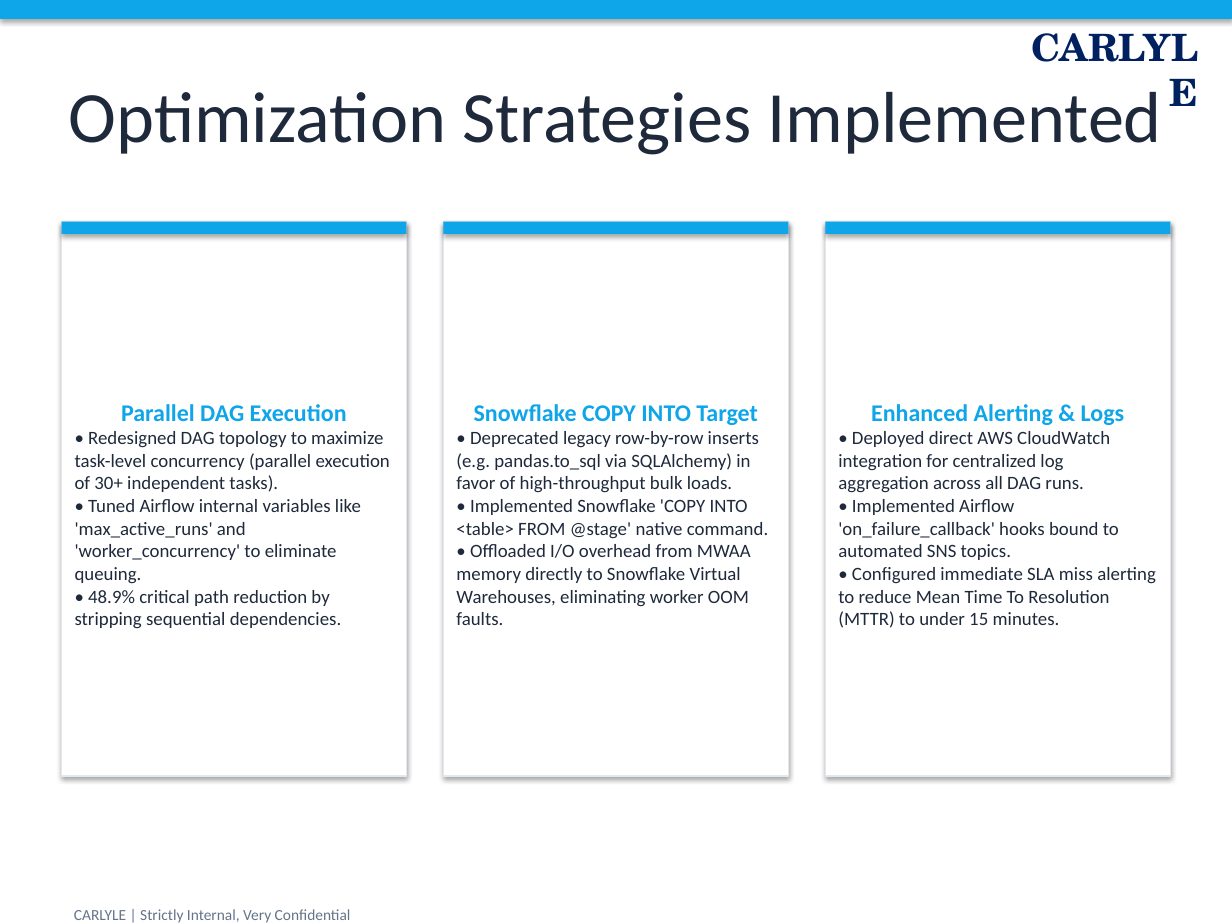
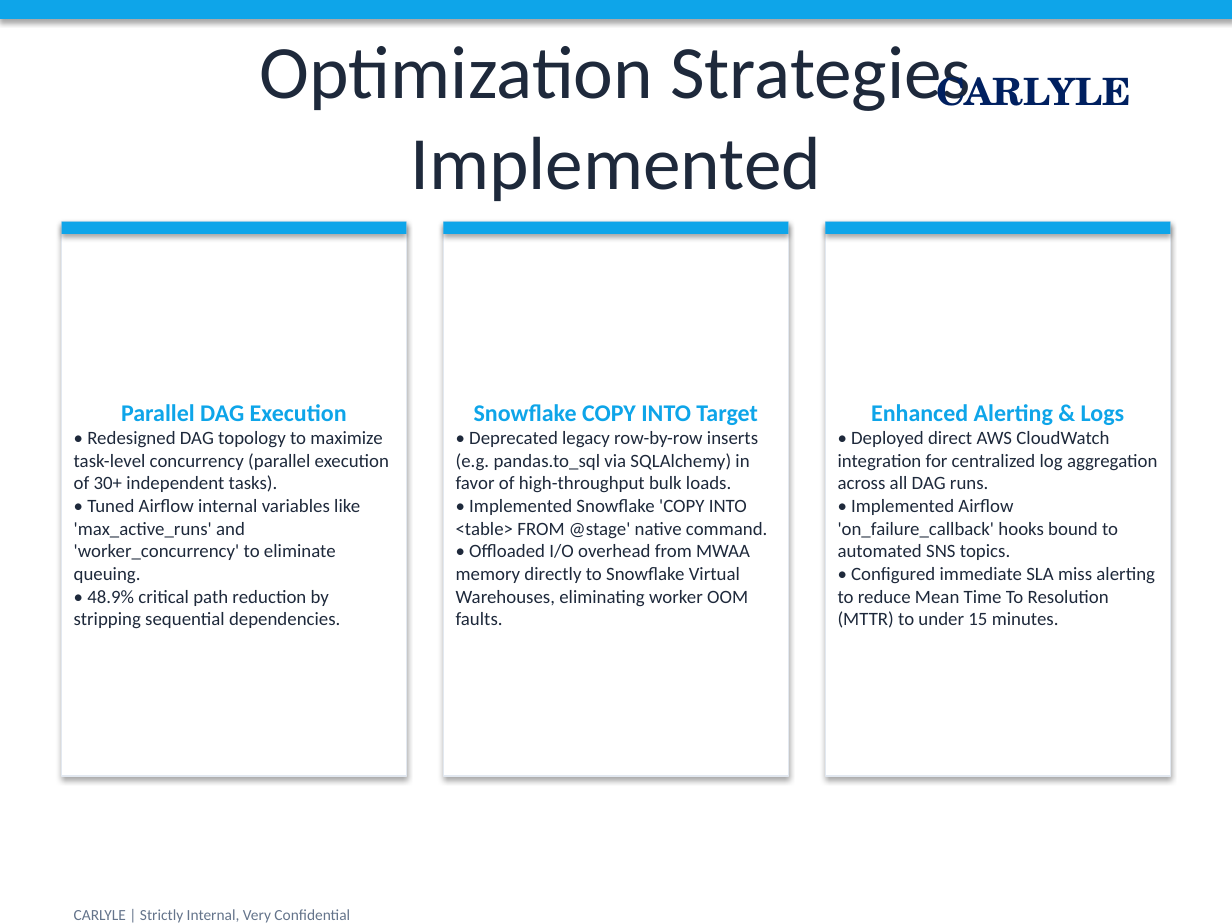
Before and after one commit to anjanisone/Cap, a slide deck: slide 4 of airflow_performance_report_polished.pptx. Drawn at 1232x924 pixels with LibreOffice and Linux fonts; fonts in the diff are those of the drawing. Boxes give left, top, right and bottom in pixels: in the first picture for what was removed or moved away, otherwise in the second. Text is boxed around its words. In the diff, an @@ line names an element or a change of style, - is before the commit and + after.

```diff
--- a/airflow_performance_report_polished.pptx
+++ b/airflow_performance_report_polished.pptx
@@ text "CARLYLE" rewrapped from (1025,0,1231,76) to (936,66,1131,106) @@
@@ title "Optimization Strategies Implemented" at (260,46,971,201): size 42.2 to 44 pt @@
@@ rectangle "Parallel DAG Execution": place and size @@
-rectangle "Parallel DAG Execution" at (75,404,390,628)
+rectangle "Parallel DAG Execution" at (62,222,407,776)
@@ rectangle removed at (62,222,407,776) @@
@@ rectangle "Snowflake COPY INTO Target": place and size @@
-rectangle "Snowflake COPY INTO Target" at (456,404,768,625)
+rectangle "Snowflake COPY INTO Target" at (444,222,788,776)
@@ rectangle removed at (444,222,788,776) @@
@@ fill none to #FFFFFF; outline none to #E2E8F0 0.75 pt; shadow on in 3 elements at (62,222,407,776), (444,222,788,776), (825,222,1170,776) @@
@@ rectangle "Enhanced Alerting & Logs": place and size @@
-rectangle "Enhanced Alerting & Logs" at (838,404,1156,628)
+rectangle "Enhanced Alerting & Logs" at (825,222,1170,776)
@@ rectangle removed at (825,222,1170,776) @@
```
Also in this commit, not shown: 3 other slides changed, 2 slides added, 1 slide removed.
